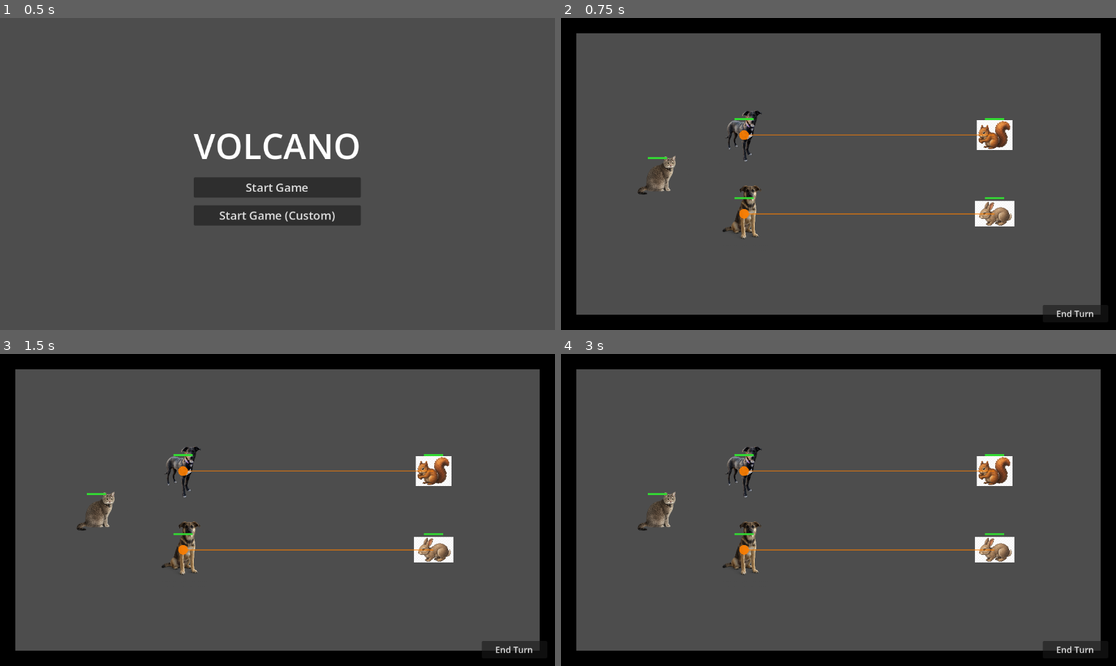
Above: before the commit, frames 1-4 (two rows, left to right).
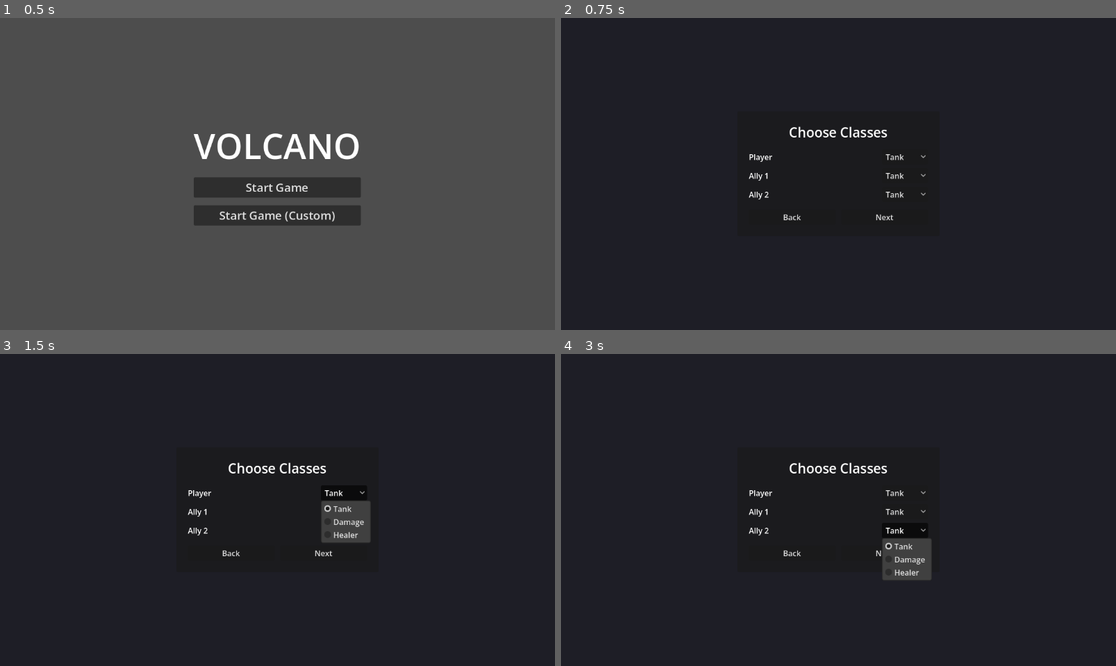
Above: after the commit, the same moments.

Repository: forsman5/volcano
Game: Godot game, scene res://scenes/menu.tscn
Two runs of this game, one before a commit and one after it. Both use one fixed random seed, a clock stepped at 60 frames per second and the inputs below.
Inputs (mouse positions are in pixels of both pictures, inside the frame that each line leads up to):
- Up to frame 1 (0.5 s): no input
- Up to frame 2 (0.75 s): click "Start Game" at 0.5 s
- Up to frame 3 (1.5 s): click (344, 494) at 1.25 s, where only the run after the commit has a clickable "Tank"
- Up to frame 4 (3 s): click (905, 513) at 2 s, where only the run after the commit has a clickable "Tank"; click (905, 531) at 2.75 s, where only the run after the commit has a clickable "Tank"

Frame 1 is identical in both runs. In frame 2, 99% of the frame differs, in the area x 0-100%, y 0-100%; in frame 3, 98%; in frame 4, 98%.

Commit message:
Add class system (Tank/Damage/Healer) and redesign loadout flow
Three classes restrict weapon choice: Tank=Sword, Damage=Sword/Bow,
Healer=Sword/Staff. Both start paths now route through a new class
selection screen before the weapon loadout, which filters dropdowns
to class-allowed weapons only. Class choices persist with save/load
alongside weapon selections.

Co-Authored-By: Claude Sonnet 4.6 <noreply@anthropic.com>

Diff:
--- /dev/null
+++ b/scenes/class_selection.tscn
@@ -0,0 +1,48 @@
+[gd_scene format=3 uid="uid://class_sel_sc"]
+
+[ext_resource type="Script" path="res://scripts/class_selection.gd" id="1_cls_gd"]
+
+[node name="ClassSelection" type="Control"]
+anchor_right = 1.0
+anchor_bottom = 1.0
+script = ExtResource("1_cls_gd")
+
+[node name="Background" type="ColorRect" parent="."]
+anchor_right = 1.0
+anchor_bottom = 1.0
+color = Color(0.12, 0.12, 0.15, 1.0)
+
+[node name="CenterContainer" type="CenterContainer" parent="."]
+anchor_right = 1.0
+anchor_bottom = 1.0
+
+[node name="Panel" type="PanelContainer" parent="CenterContainer"]
+custom_minimum_size = Vector2(420, 0)
+
+[node name="MarginContainer" type="MarginContainer" parent="CenterContainer/Panel"]
+theme_override_constants/margin_left = 24
+theme_override_constants/margin_right = 24
+theme_override_constants/margin_top = 24
+theme_override_constants/margin_bottom = 24
+
+[node name="VBoxContainer" type="VBoxContainer" parent="CenterContainer/Panel/MarginContainer"]
+theme_override_constants/separation = 16
+
+[node name="Title" type="Label" parent="CenterContainer/Panel/MarginContainer/VBoxContainer"]
+text = "Choose Classes"
+horizontal_alignment = 1
+theme_override_font_sizes/font_size = 28
+
+[node name="UnitList" type="VBoxContainer" parent="CenterContainer/Panel/MarginContainer/VBoxContainer"]
+theme_override_constants/separation = 8
+
+[node name="HBoxContainer" type="HBoxContainer" parent="CenterContainer/Panel/MarginContainer/VBoxContainer"]
+theme_override_constants/separation = 12
+
+[node name="BackButton" type="Button" parent="CenterContainer/Panel/MarginContainer/VBoxContainer/HBoxContainer"]
+size_flags_horizontal = 3
+text = "Back"
+
+[node name="NextButton" type="Button" parent="CenterContainer/Panel/MarginContainer/VBoxContainer/HBoxContainer"]
+size_flags_horizontal = 3
+text = "Next"
--- /dev/null
+++ b/scripts/class_data.gd
@@ -0,0 +1,7 @@
+class_name ClassData
+
+const CLASSES = [
+	{"name": "Tank",   "allowed_weapons": [0]},
+	{"name": "Damage", "allowed_weapons": [0, 1]},
+	{"name": "Healer", "allowed_weapons": [0, 2]},
+]
--- /dev/null
+++ b/scripts/class_selection.gd
@@ -0,0 +1,34 @@
+extends Control
+
+@onready var _unit_list: VBoxContainer = $CenterContainer/Panel/MarginContainer/VBoxContainer/UnitList
+@onready var _back_btn: Button = $CenterContainer/Panel/MarginContainer/VBoxContainer/HBoxContainer/BackButton
+@onready var _next_btn: Button = $CenterContainer/Panel/MarginContainer/VBoxContainer/HBoxContainer/NextButton
+
+
+func _ready() -> void:
+	_back_btn.pressed.connect(func(): get_tree().change_scene_to_file("res://scenes/menu.tscn"))
+	_next_btn.pressed.connect(func(): get_tree().change_scene_to_file("res://scenes/inventory.tscn"))
+	_build_rows()
+
+
+func _build_rows() -> void:
+	var unit_count := GameConfig.ally_count + 1
+	GameConfig.reset_unit_classes()
+	for i in range(unit_count):
+		var row := HBoxContainer.new()
+		row.add_theme_constant_override("separation", 12)
+
+		var lbl := Label.new()
+		lbl.text = "Player" if i == 0 else "Ally %d" % i
+		lbl.size_flags_horizontal = Control.SIZE_EXPAND_FILL
+		row.add_child(lbl)
+
+		var opt := OptionButton.new()
+		for c in ClassData.CLASSES:
+			opt.add_item(c["name"])
+		opt.selected = GameConfig.unit_classes[i]
+		var idx := i
+		opt.item_selected.connect(func(sel: int) -> void: GameConfig.unit_classes[idx] = sel)
+		row.add_child(opt)
+
+		_unit_list.add_child(row)
--- a/scripts/game_config.gd
+++ b/scripts/game_config.gd
@@ -26,6 +26,7 @@
 var show_combat_text: bool = true
 var show_enemy_pending: bool = true
 var unit_weapons: Array[int] = []
+var unit_classes: Array[int] = []
 
 
 func _ready() -> void:
@@ -37,6 +38,7 @@
 	for key in USER_FIELDS:
 		cfg.set_value("custom", key, get(key))
 	cfg.set_value("custom", "unit_weapons", unit_weapons)
+	cfg.set_value("custom", "unit_classes", unit_classes)
 	cfg.save(SAVE_PATH)
 
 
@@ -47,11 +49,20 @@
 	for key in USER_FIELDS:
 		set(key, cfg.get_value("custom", key, get(key)))
 	unit_weapons = Array(cfg.get_value("custom", "unit_weapons", []), TYPE_INT, "", null)
+	unit_classes = Array(cfg.get_value("custom", "unit_classes", []), TYPE_INT, "", null)
 
 
 func reset_to_defaults() -> void:
 	for key in DEFAULTS:
 		set(key, DEFAULTS[key])
+
+
+func reset_unit_classes() -> void:
+	var needed := ally_count + 1
+	while unit_classes.size() < needed:
+		unit_classes.append(0)
+	while unit_classes.size() > needed:
+		unit_classes.pop_back()
 
 
 func reset_unit_weapons() -> void:
--- a/scripts/inventory.gd
+++ b/scripts/inventory.gd
@@ -25,19 +25,27 @@
 		lbl.size_flags_horizontal = Control.SIZE_EXPAND_FILL
 		row.add_child(lbl)
 
+		var class_id := GameConfig.unit_classes[i] if i < GameConfig.unit_classes.size() else 0
+		var allowed: Array = ClassData.CLASSES[class_id]["allowed_weapons"]
+
+		if GameConfig.unit_weapons[i] not in allowed:
+			GameConfig.unit_weapons[i] = allowed[0]
+
 		var opt := OptionButton.new()
-		for w in WeaponData.WEAPONS:
-			opt.add_item(w["name"])
-		opt.selected = GameConfig.unit_weapons[i]
+		for w_idx in allowed:
+			opt.add_item(WeaponData.WEAPONS[w_idx]["name"])
+		opt.selected = allowed.find(GameConfig.unit_weapons[i])
+
 		var idx := i
-		opt.item_selected.connect(func(sel: int) -> void: GameConfig.unit_weapons[idx] = sel)
+		var allowed_copy := allowed
+		opt.item_selected.connect(func(sel: int) -> void: GameConfig.unit_weapons[idx] = allowed_copy[sel])
 		row.add_child(opt)
 
 		_unit_list.add_child(row)
 
 
 func _on_back() -> void:
-	get_tree().change_scene_to_file("res://scenes/menu.tscn")
+	get_tree().change_scene_to_file("res://scenes/class_selection.tscn")
 
 
 func _on_start() -> void:
--- a/scripts/menu.gd
+++ b/scripts/menu.gd
@@ -41,7 +41,8 @@
 
 func _on_start_default() -> void:
 	GameConfig.reset_unit_weapons()
-	get_tree().change_scene_to_file("res://scenes/main.tscn")
+	GameConfig.reset_unit_classes()
+	get_tree().change_scene_to_file("res://scenes/class_selection.tscn")
 
 
 func _on_custom_pressed() -> void:
@@ -60,4 +61,5 @@
 func _on_config_start() -> void:
 	_sync_config_from_ui()
 	GameConfig.reset_unit_weapons()
-	get_tree().change_scene_to_file("res://scenes/inventory.tscn")
+	GameConfig.reset_unit_classes()
+	get_tree().change_scene_to_file("res://scenes/class_selection.tscn")
Not shown, added: scripts/class_data.gd.uid
Not shown, added: scripts/class_selection.gd.uid
